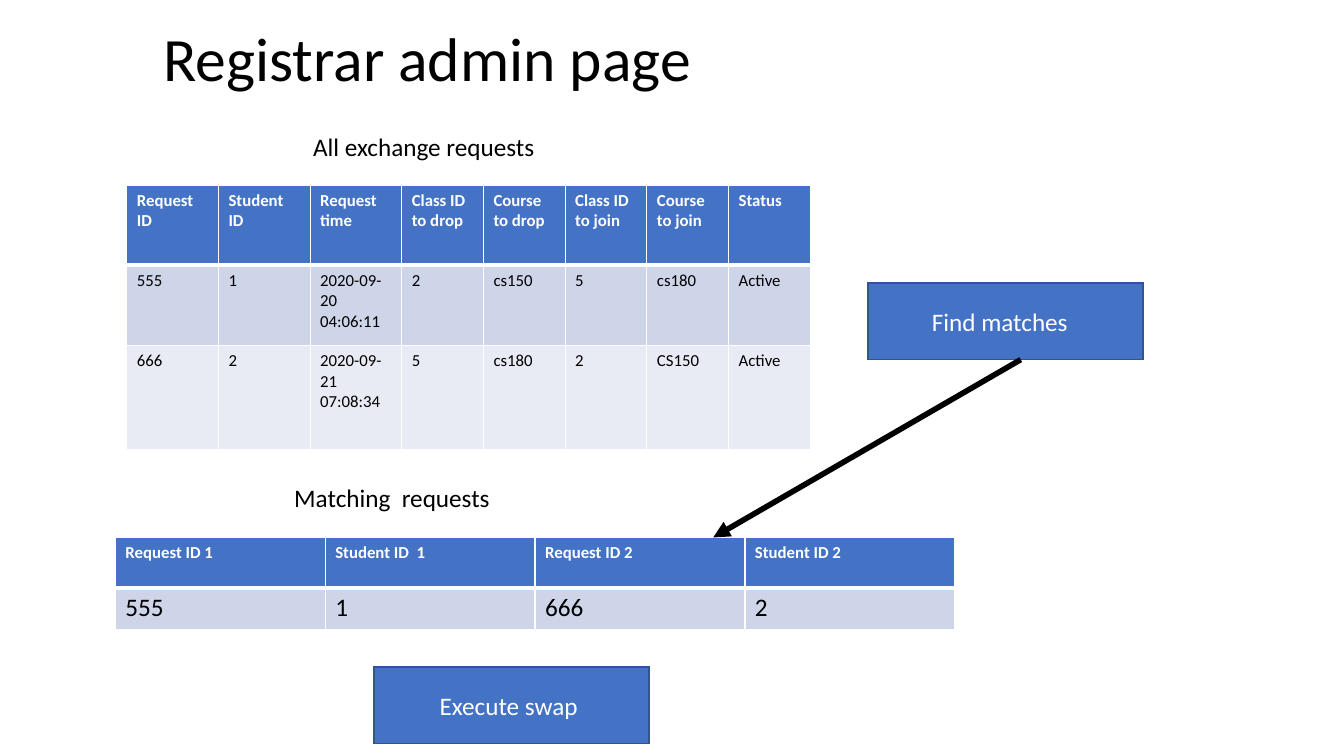
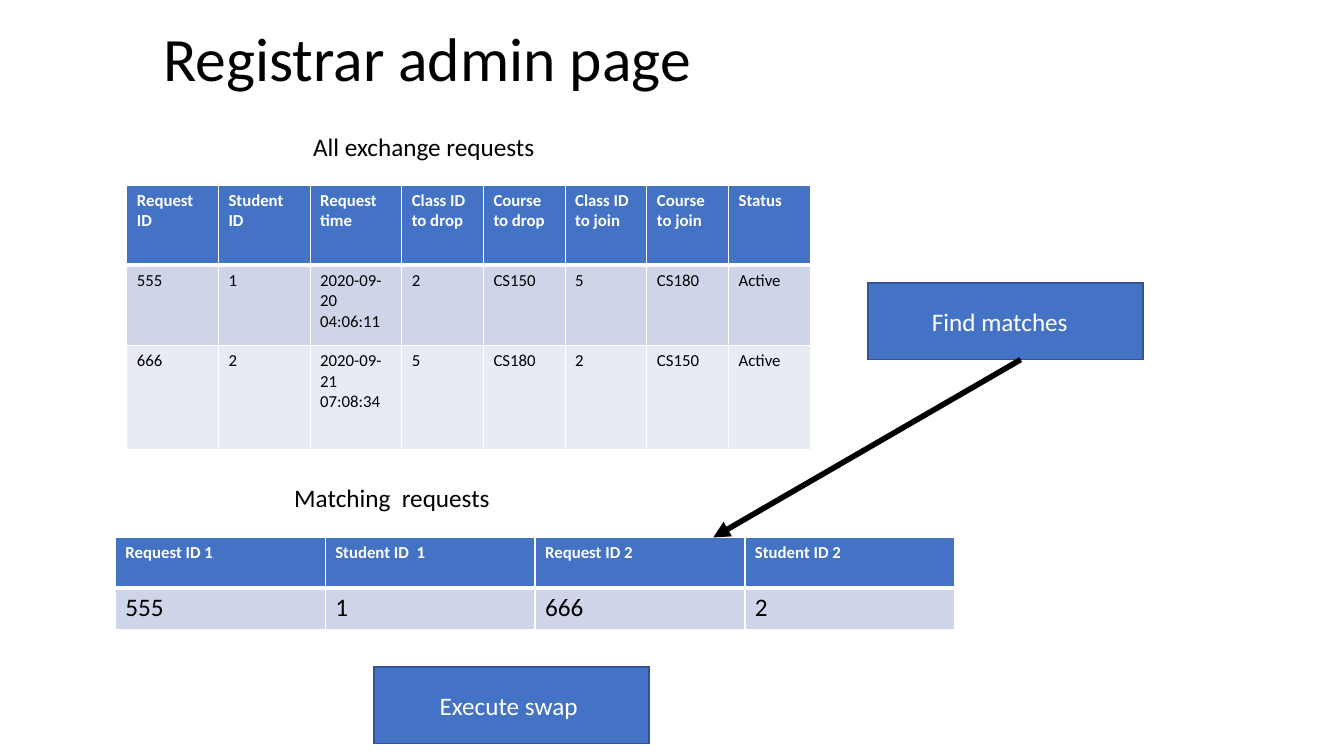
Before and after one commit to alonlapid/courseswap, a slide deck: slide 10 of milestone_2_presentation.pptx. Drawn at 1344x756 pixels with LibreOffice and Linux fonts; fonts in the diff are those of the drawing. Boxes give left, top, right and bottom in pixels: in the first picture for what was removed or moved away, otherwise in the second. Text is boxed around its words. In the diff, an @@ line names an element or a change of style, - is before the commit and + after.

Commit message:
minor fixes

```diff
--- a/milestone_2_presentation.pptx
+++ b/milestone_2_presentation.pptx
@@ table at (x1=127, y1=186, x2=811, y2=451) @@
-row 2, column 5: cs150
+row 2, column 5: CS150
-row 2, column 7: cs180
+row 2, column 7: CS180
-row 3, column 5: cs180
+row 3, column 5: CS180
```
Also in this commit, not shown: 1 other slide changed.
